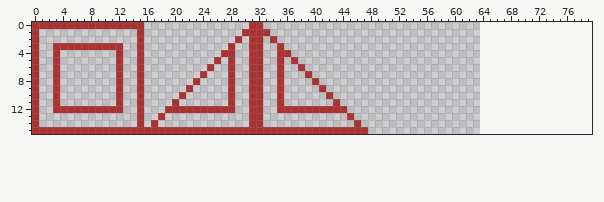
One commit to this sprite sheet: assets/platform_tm.png. The first picture shows the starting point.
The file is 128x32 pixels, drawn in blocks of 2x2; one block is one cell here. The old version is drawn lined up with the new one, on the new canvas.
And afterwards:
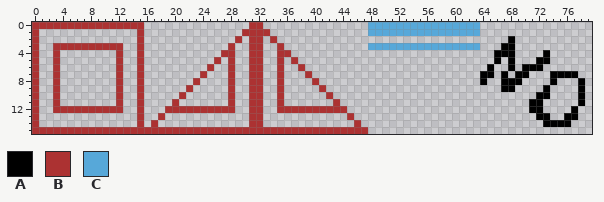
Palette (. is transparent): A #000000  B #ac3232  C #57a8d9
Changes in this commit:
canvas 64x16 -> 80x16
There is now colour A in row 2 at x 68; in row 3 at x 67 to 68; in row 4 at x 66 to 68 and 73; in row 5 at x 66, 68 and 72 to 73; in row 6 at x 65, 68 and 70 to 72; in row 7 at x 64 to 65, 67, 69 to 70 and 74 to 77.
There is now colour A in row 8 at x 64, 67 to 69, 74 and 78; in row 9 at x 67 to 68, 73 and 78; in row 10 at x 72 to 73 and 78; in row 11 at x 71 to 72 and 78; in row 12 at x 71 to 72 and 77; in row 13 at x 72 to 73 and 76 to 77.
There is now colour A in row 14 at x 73 to 76.
There is now colour C in rows 0 to 1 at x 48 to 63; in row 3 at x 48 to 63.
Where, in picture pixels (left, top, right, bottom), the same in both pictures:
added: (368, 22, 585, 127)
